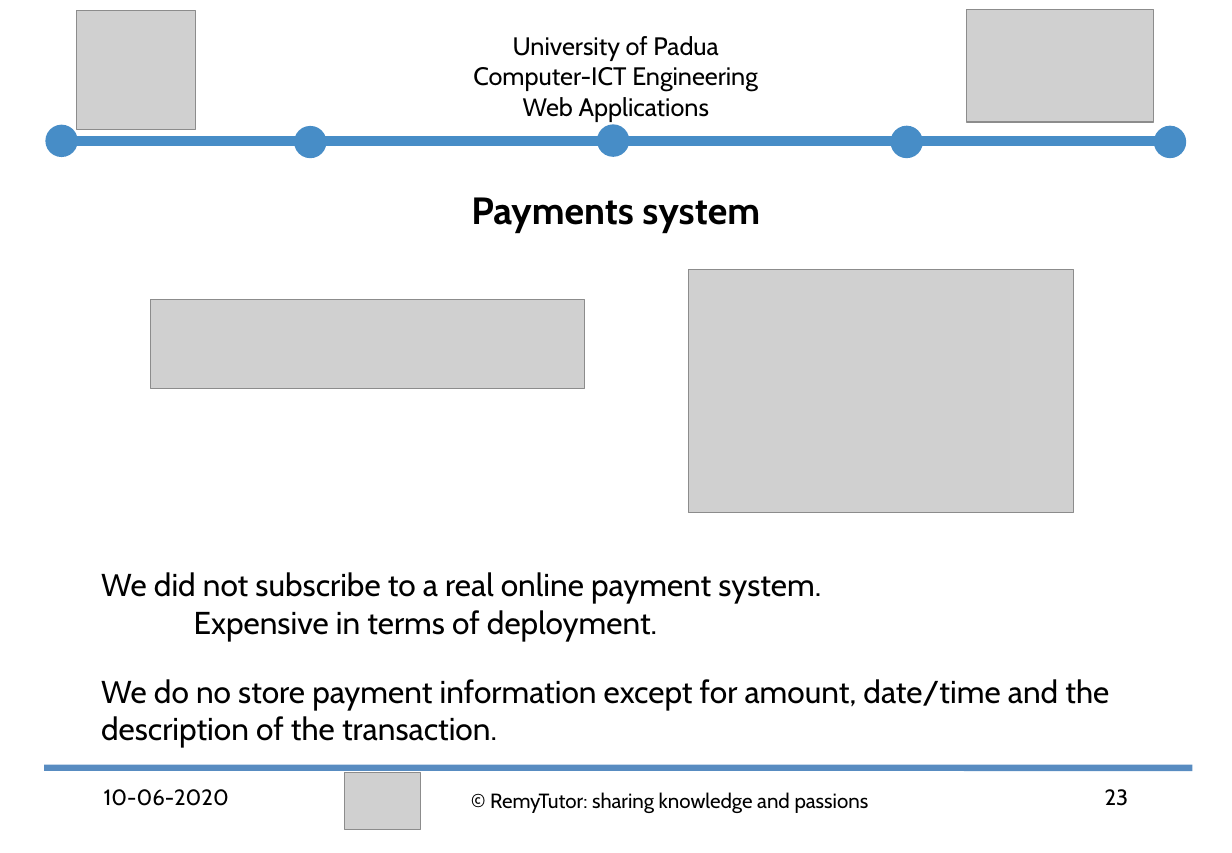
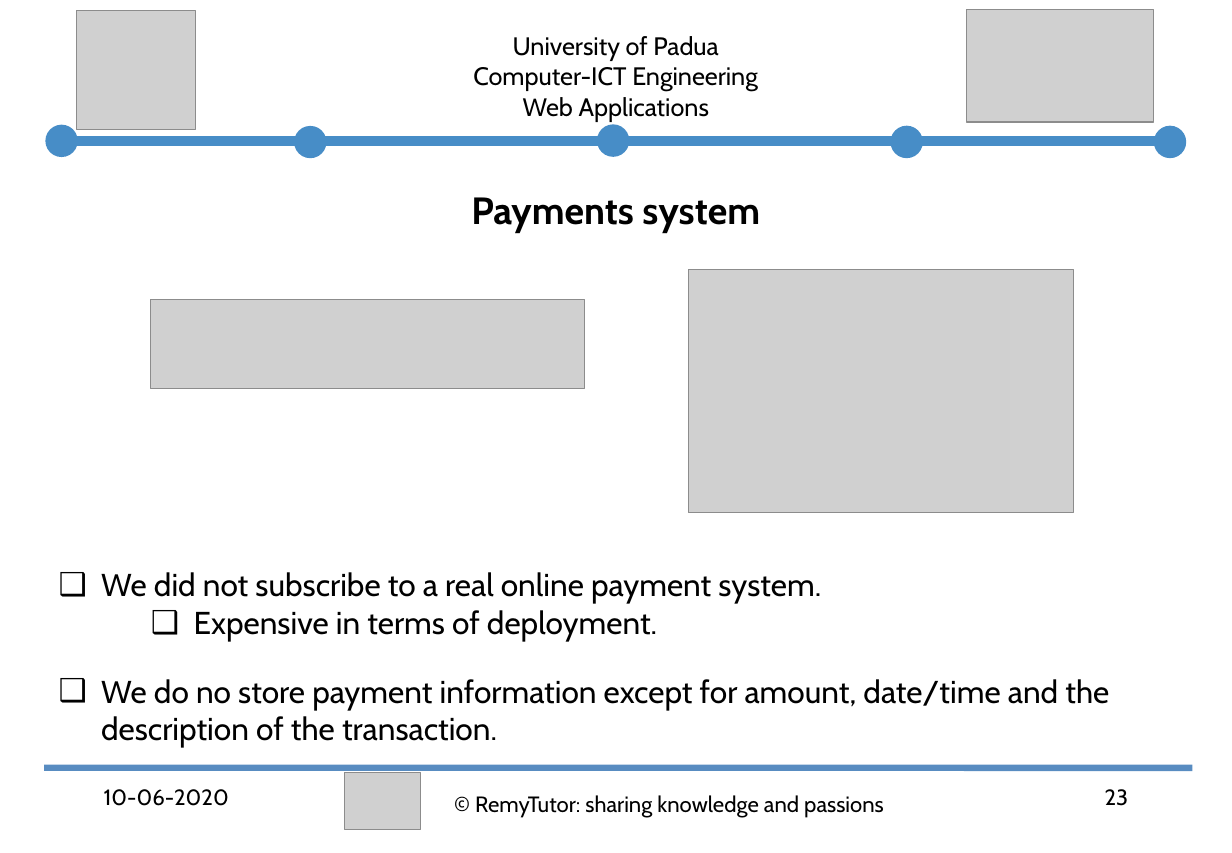
Before and after one commit to abahmadb/Web-Applications, a slide deck: slide 23 of HW2-RemyTutor-2019-2020.ppt. Drawn at 1232x853 pixels with LibreOffice and Linux fonts; fonts in the diff are those of the drawing; grey boxes stand for pictures. Boxes give left, top, right and bottom in pixels: in the first picture for what was removed or moved away, otherwise in the second. Text is boxed around its words. In the diff, an @@ line names an element or a change of style, - is before the commit and + after.

```diff
--- a/HW2-RemyTutor-2019-2020.ppt
+++ b/HW2-RemyTutor-2019-2020.ppt
@@ text "We did not subscribe to ..." at [101, 572, 1109, 747]: bullet colour #FFFFFF to #000000 @@
@@ text "© RemyTutor: sharing knowledge and ..." at [475, 795, 884, 818]: size 12.9 to 14 pt; line spacing 0.9 to 1 @@
```
Also in this commit, not shown: 23 other slides changed.
